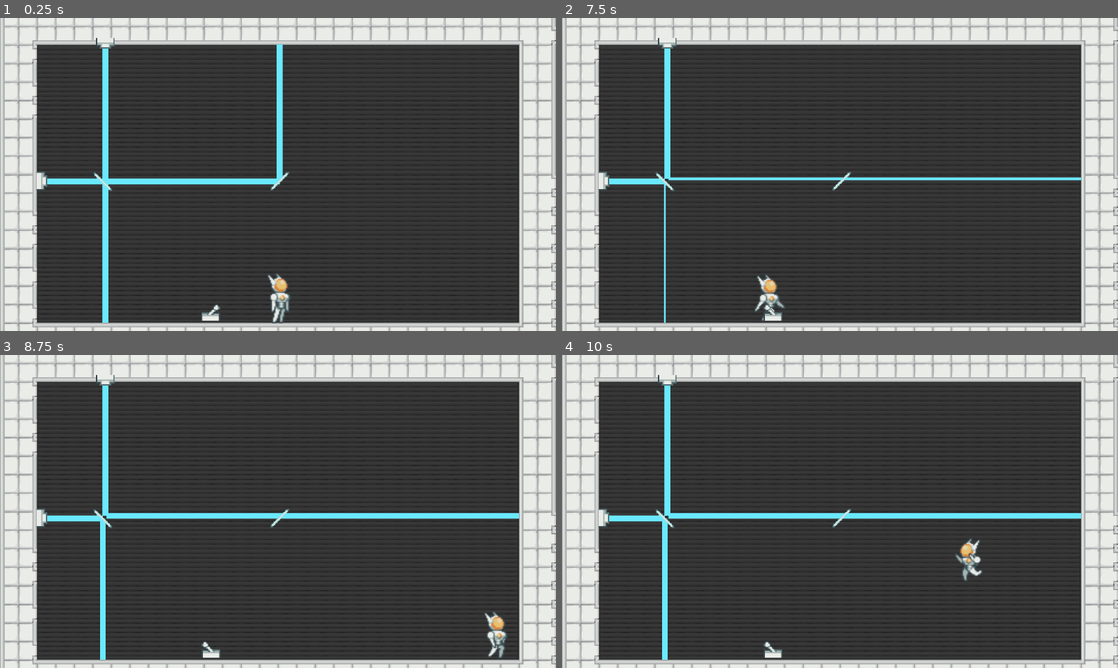
Above: before the commit, frames 1-4 (two rows, left to right).
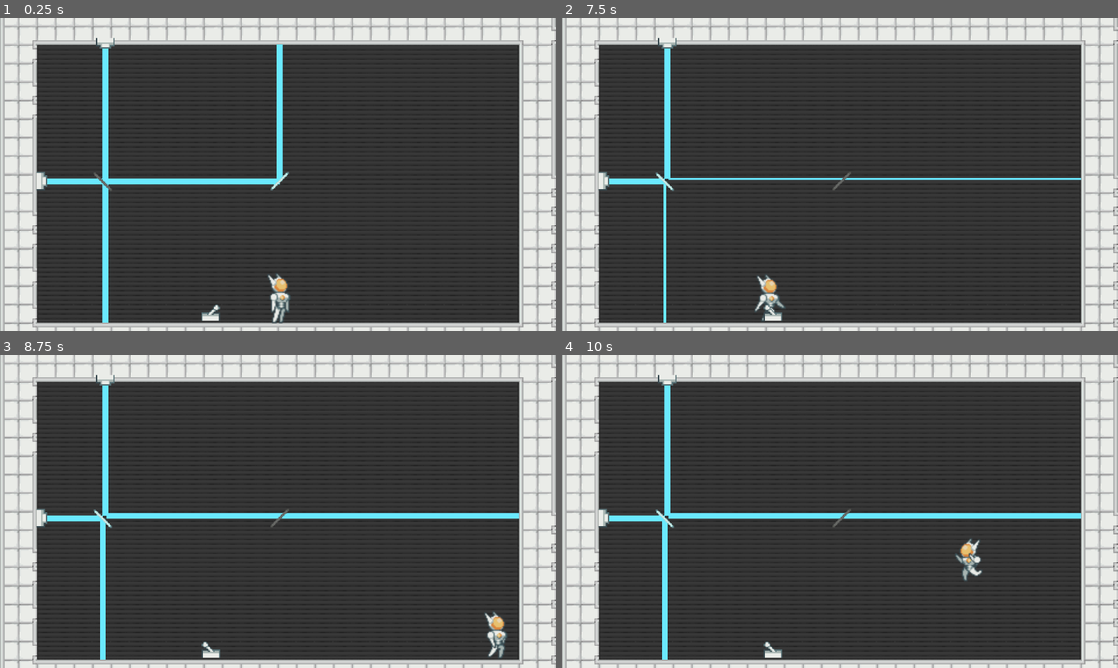
Above: after the commit, the same moments.

Repository: rakthalekk/VGDC-Fall-2021-Project
Game: Godot game, scene res://src/levels/Level3.tscn
Two runs of this game, one before a commit and one after it. Both use one fixed random seed, a clock stepped at 60 frames per second and the inputs below. This scene is started directly instead of the project's main scene.
Inputs:
- Up to frame 1 (0.25 s): no input
- Up to frame 2 (7.5 s): tap Enter at 0.5 s; hold Right (move_right) 0.53-2.03 s; tap X (interact) every 0.75 s from 0.6 to 7.35 s; tap Z (jump) at 0.77, 1.52, 3.02, 3.77, 4.52, 6.02, 6.77 s; hold Left (move_left) 2.03-2.78 s; hold Right (move_right) 2.78-4.28 s; hold Left (move_left) 4.28-5.03 s; hold Right (move_right) 5.03-5.78 s; hold Left (move_left) 5.78-7.28 s; hold Right (move_right) from 7.28 s (still down)
- Up to frame 3 (8.75 s): keep holding Right (move_right); tap Z (jump) at 7.52 s; tap X (interact) at 8.1 s
- Up to frame 4 (10 s): tap X (interact) at 8.85, 9.6 s; tap Z (jump) at 9.02, 9.77 s; release Right (move_right) at 9.53 s; hold Left (move_left) from 9.53 s (still down)

The runs differ from the first frame. In frame 1, less than 0.1% of the frame differs, in the area x 16-21%, y 49-56%; in frame 2, 0.6%, in the area x 18-94%, y 49-98%; in frame 3, less than 0.1%; in frame 4, less than 0.1%.

Commit message:
well i spent 40 minutes debugging laser and it was easy variable fix :/

Diff:
--- a/Puzzle Platformer/src/level_mechanics/Beam.gd
+++ b/Puzzle Platformer/src/level_mechanics/Beam.gd
@@ -95,7 +95,6 @@
 func delete_sub_beams():
 	while sub_beams.size() > 0:
 		sub_beams[0].delete_sub_beams()
-		#yield(get_tree().create_timer(0.05), "timeout")
 		sub_beams[0].queue_free()
 		sub_beams.remove(0)
 
--- a/Puzzle Platformer/src/level_mechanics/Lever.gd
+++ b/Puzzle Platformer/src/level_mechanics/Lever.gd
@@ -1,7 +1,6 @@
 extends Area2D
 
-signal enable
-signal disable
+signal flip
 
 export(bool) var on = false
 
@@ -24,7 +23,4 @@
 	flip_sound.play()
 	on = !on
 	set_sprite_orientation()
-	if on:
-		emit_signal("enable")
-	else:
-		emit_signal("disable")
+	emit_signal("flip")
--- a/Puzzle Platformer/src/level_mechanics/Mirror.gd
+++ b/Puzzle Platformer/src/level_mechanics/Mirror.gd
@@ -18,10 +18,12 @@
 
 # Called when the node enters the scene tree for the first time.
 func _ready():
-#	origin = position
-#	dest = origin + move_to
 	update_enabled()
 	update_sprite()
+	if enabled:
+		anim_player.play("enable")
+	else:
+		anim_player.play("disable")
 
 
 #func _process(delta):
@@ -55,7 +57,7 @@
 		collider.disabled = true
 	else:
 		collider.disabled = false
-	update_orientation = true
+	#update_orientation = true
 
 
 func update_or():
@@ -68,25 +70,19 @@
 	update_sprite()
 
 
-func _on_Lever_enable():
-	update_or()
-
-
-func _on_Lever_disable():
-	update_or()
-
-
 func _on_LaserSensor_enable():
 	update_or()
 
 
-func _on_Lever_enable_2():
-	enabled = !enabled
-	#update_enabled()
-	anim_player.play("enable")
+func _on_Lever_flip():
+	update_or()
 
 
-func _on_Lever_disable_2():
-	enabled = !enabled
-	#update_enabled()
-	anim_player.play("disable")
+func _on_Lever_flip_2():
+	update_orientation = true
+	if enabled:
+		enabled = false
+		anim_player.play("disable")
+	else:
+		enabled = true
+		anim_player.play("enable")
--- a/Puzzle Platformer/src/level_mechanics/Mirror.tscn
+++ b/Puzzle Platformer/src/level_mechanics/Mirror.tscn
@@ -36,6 +36,18 @@
 "method": "update_enabled"
 } ]
 }
+tracks/2/type = "value"
+tracks/2/path = NodePath("Sprite:frame")
+tracks/2/interp = 1
+tracks/2/loop_wrap = true
+tracks/2/imported = false
+tracks/2/enabled = true
+tracks/2/keys = {
+"times": PoolRealArray( 0 ),
+"transitions": PoolRealArray( 1 ),
+"update": 1,
+"values": [ 1 ]
+}
 
 [sub_resource type="Animation" id=3]
 resource_name = "enable"
@@ -65,6 +77,18 @@
 "method": "update_enabled"
 } ]
 }
+tracks/2/type = "value"
+tracks/2/path = NodePath("Sprite:frame")
+tracks/2/interp = 1
+tracks/2/loop_wrap = true
+tracks/2/imported = false
+tracks/2/enabled = true
+tracks/2/keys = {
+"times": PoolRealArray( 0 ),
+"transitions": PoolRealArray( 1 ),
+"update": 1,
+"values": [ 0 ]
+}
 
 [node name="Mirror" type="Area2D"]
 collision_layer = 2147483650
@@ -76,6 +100,7 @@
 
 [node name="Sprite" type="Sprite" parent="."]
 texture = ExtResource( 2 )
+hframes = 2
 
 [node name="FlipSound" type="AudioStreamPlayer" parent="."]
 stream = ExtResource( 3 )
--- a/Puzzle Platformer/src/level_mechanics/XMirror.tscn
+++ b/Puzzle Platformer/src/level_mechanics/XMirror.tscn
@@ -16,7 +16,9 @@
 
 [node name="Sprite" type="Sprite" parent="."]
 texture = ExtResource( 1 )
+hframes = 2
 
 [node name="Sprite2" type="Sprite" parent="."]
 scale = Vector2( -1, 1 )
 texture = ExtResource( 1 )
+hframes = 2
--- a/Puzzle Platformer/src/levels/Level1.tscn
+++ b/Puzzle Platformer/src/levels/Level1.tscn
@@ -86,9 +86,6 @@
 [connection signal="enable" from="LaserSensors/LaserSensor" to="Mirrors/Mirror2" method="_on_LaserSensor_enable"]
 [connection signal="enable" from="LaserSensors/LaserSensor2" to="Barriers/Barrier" method="_on_LaserSensor_enable"]
 [connection signal="enable" from="LaserSensors/LaserSensor3" to="Barriers/Barrier2" method="_on_LaserSensor_enable"]
-[connection signal="disable" from="Levers/Lever" to="Mirrors/Mirror" method="_on_Lever_disable"]
-[connection signal="enable" from="Levers/Lever" to="Mirrors/Mirror" method="_on_Lever_enable"]
-[connection signal="disable" from="Levers/Lever2" to="Mirrors/Mirror2" method="_on_Lever_disable"]
-[connection signal="disable" from="Levers/Lever2" to="Mirrors/Mirror3" method="_on_Lever_disable"]
-[connection signal="enable" from="Levers/Lever2" to="Mirrors/Mirror2" method="_on_Lever_enable"]
-[connection signal="enable" from="Levers/Lever2" to="Mirrors/Mirror3" method="_on_Lever_enable"]
+[connection signal="flip" from="Levers/Lever" to="Mirrors/Mirror" method="_on_Lever_flip"]
+[connection signal="flip" from="Levers/Lever2" to="Mirrors/Mirror2" method="_on_Lever_flip"]
+[connection signal="flip" from="Levers/Lever2" to="Mirrors/Mirror3" method="_on_Lever_flip"]
--- a/Puzzle Platformer/src/levels/Level2.tscn
+++ b/Puzzle Platformer/src/levels/Level2.tscn
@@ -130,11 +130,7 @@
 
 [node name="XMirror" parent="." instance=ExtResource( 10 )]
 position = Vector2( 472.163, -192.986 )
-[connection signal="disable" from="Lever" to="Mirror1" method="_on_Lever_disable"]
-[connection signal="disable" from="Lever" to="Mirror2" method="_on_Lever_disable"]
-[connection signal="enable" from="Lever" to="Mirror1" method="_on_Lever_enable"]
-[connection signal="enable" from="Lever" to="Mirror2" method="_on_Lever_enable"]
-[connection signal="disable" from="Lever2" to="Mirror1" method="_on_Lever_disable"]
-[connection signal="enable" from="Lever2" to="Mirror1" method="_on_Lever_enable"]
-[connection signal="disable" from="Lever3" to="Mirror2" method="_on_Lever_disable"]
-[connection signal="enable" from="Lever3" to="Mirror2" method="_on_Lever_enable"]
+[connection signal="flip" from="Lever" to="Mirror1" method="_on_Lever_flip"]
+[connection signal="flip" from="Lever" to="Mirror2" method="_on_Lever_flip"]
+[connection signal="flip" from="Lever2" to="Mirror1" method="_on_Lever_flip"]
+[connection signal="flip" from="Lever3" to="Mirror2" method="_on_Lever_flip"]
--- a/Puzzle Platformer/src/levels/Level3.tscn
+++ b/Puzzle Platformer/src/levels/Level3.tscn
@@ -49,7 +49,5 @@
 
 [node name="Lever" parent="Levers" instance=ExtResource( 6 )]
 position = Vector2( -57.9401, 118.261 )
-[connection signal="disable" from="Levers/Lever" to="Mirrors/Mirror" method="_on_Lever_disable_2"]
-[connection signal="disable" from="Levers/Lever" to="Mirrors/Mirror2" method="_on_Lever_disable_2"]
-[connection signal="enable" from="Levers/Lever" to="Mirrors/Mirror" method="_on_Lever_enable_2"]
-[connection signal="enable" from="Levers/Lever" to="Mirrors/Mirror2" method="_on_Lever_enable_2"]
+[connection signal="flip" from="Levers/Lever" to="Mirrors/Mirror" method="_on_Lever_flip_2"]
+[connection signal="flip" from="Levers/Lever" to="Mirrors/Mirror2" method="_on_Lever_flip_2"]
Binary file changed: Puzzle Platformer/assets/sprites/mirror.png
